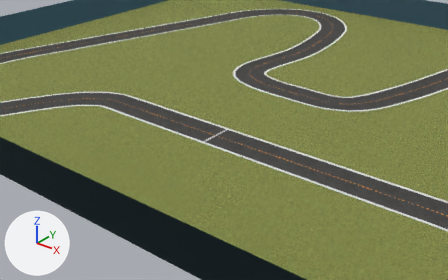
The COLLADA model bundle/meshes/penbay_open_cw/penbay_open_cw.dae, before and after one commit.
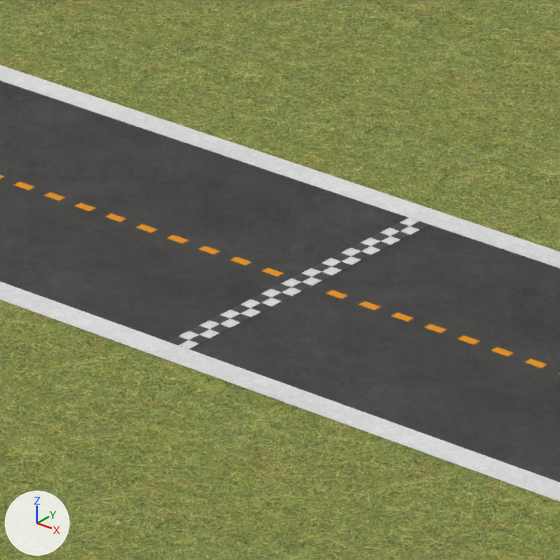
Each version appears first from a camera (50 mm lens) standing at (8.54, -15.13, 6.69) and looking at (-0.24, -4.15, -0.12), and next in a close-up on the part from 42% to 54% of the width and 39% to 58% of the height. The lights are fixed; the arrows at lower left show +X, +Y and +Z. Where no turn or scale is listed for an object, it has been applied to the vertices.

In view in the first close-up: 'StartLine', 'cl', 'field', 'il', 'ol', 'road'.
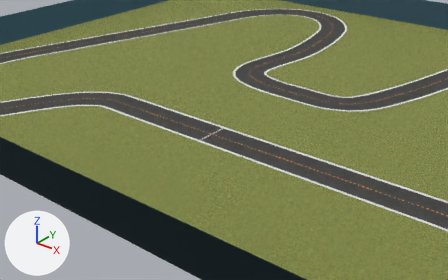
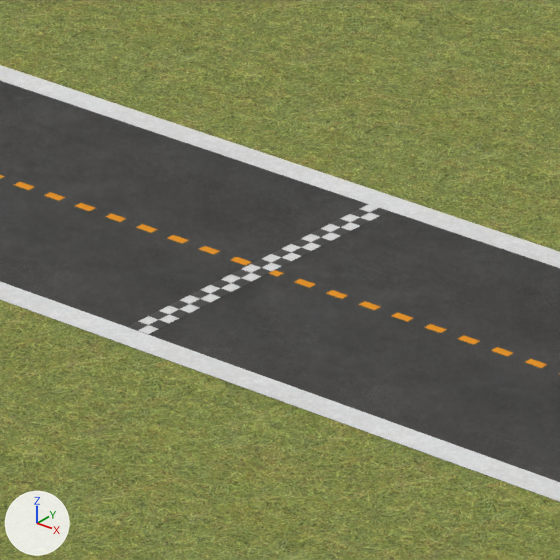
Changed parts and their boxes [x1, y1, x2, y2] in the close-ups (560 x 560 px):
'StartLine', moved: before [168, 218, 429, 349]; after [128, 204, 389, 334]

What the commit changed:
Object 'StartLine' (ob_startline) moves from (-0.414, -4.263, 0.002) to (-0.543, -4.262, 0.002).
